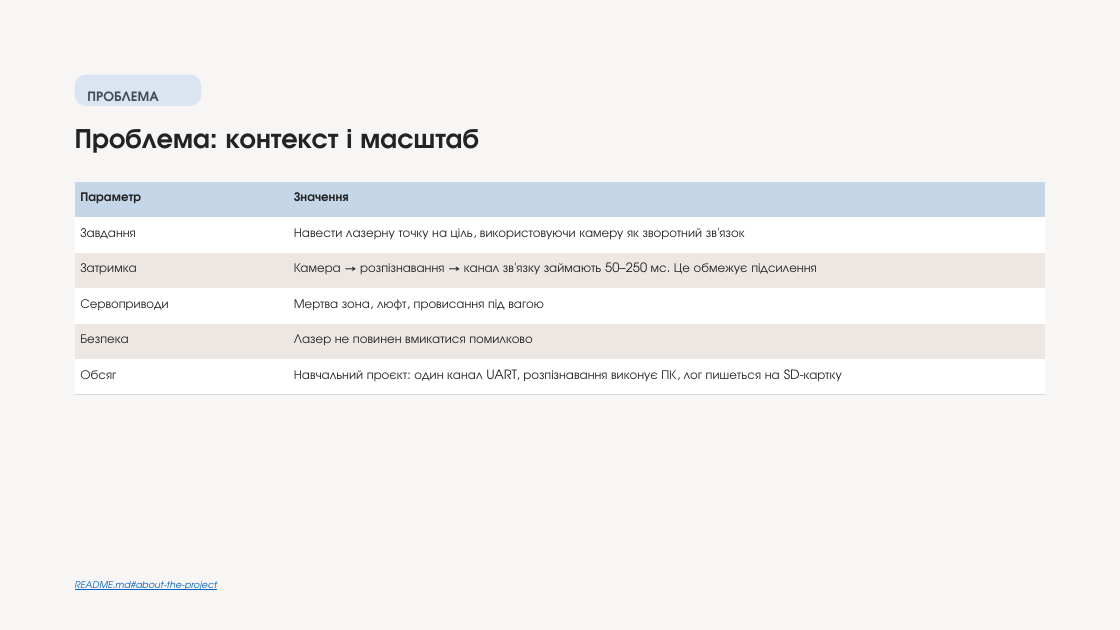
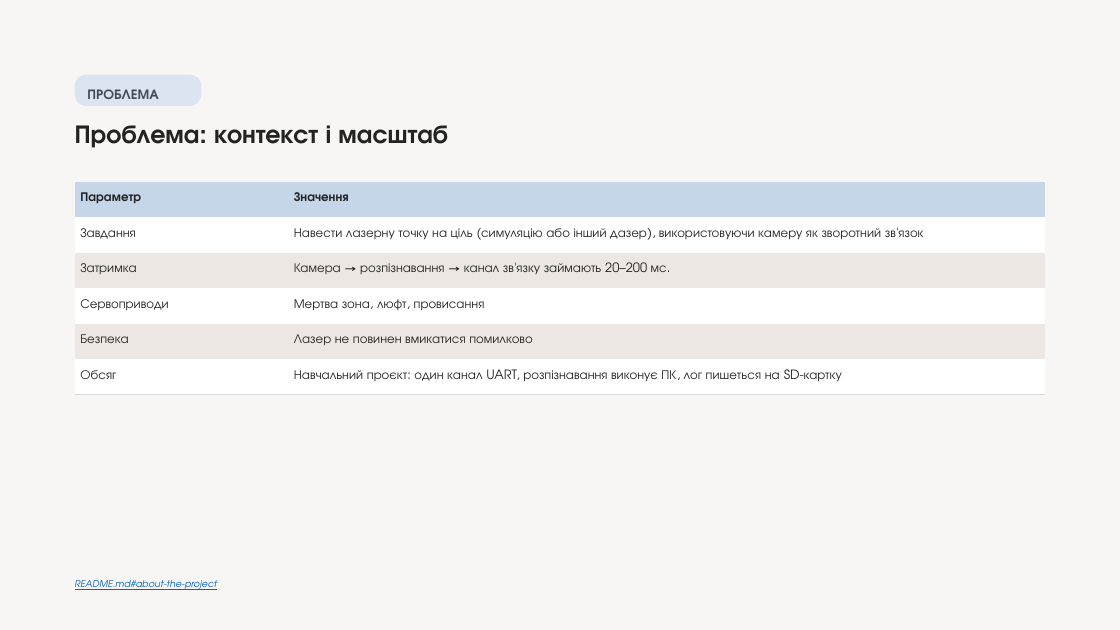
Before and after one commit to melnikvitaly/workshops, a slide deck: slide 2 of workshop-7-final_project/docs/assestment/presentation/Laser Gimbal with Camera Tracking on ESP32-S3.pptx. Drawn at 1120x630 pixels with LibreOffice and Linux fonts; fonts in the diff are those of the drawing. Boxes give left, top, right and bottom in pixels: in the first picture for what was removed or moved away, otherwise in the second. Text is boxed around its words. In the diff, an @@ line names an element or a change of style, - is before the commit and + after.

```diff
--- a/workshop-7-final_project/docs/assestment/presentation/Laser Gimbal with Camera Tracking on ESP32-S3.pptx
+++ b/workshop-7-final_project/docs/assestment/presentation/Laser Gimbal with Camera Tracking on ESP32-S3.pptx
@@ text "ПРОБЛЕМА" at [87,89,158,99]: line spacing 1.4 to 1.3 @@
@@ text "Проблема: контекст і масштаб" at [75,125,448,148]: size 24 to 22.2 pt; line spacing 1.1 to 1 @@
@@ table at [75,181,1045,394] @@
-row 2, column 2: Навести лазерну точку на ціль, використовуючи камеру як зворотний зв'язок
+row 2, column 2: Навести лазерну точку на ціль (симуляцію або інший дазер), використовуючи камеру як зворотний зв'язок
-row 3, column 2: Камера → розпізнавання → канал зв'язку займають 50–250 мс. Це обмежує підсилення
+row 3, column 2: Камера → розпізнавання → канал зв'язку займають 20–200 мс.
-row 4, column 2: Мертва зона, люфт, провисання під вагою
+row 4, column 2: Мертва зона, люфт, провисання
@@ borders changed @@
```
Also in this commit, not shown: 12 other slides changed, 2 slides removed, 12 other files.
